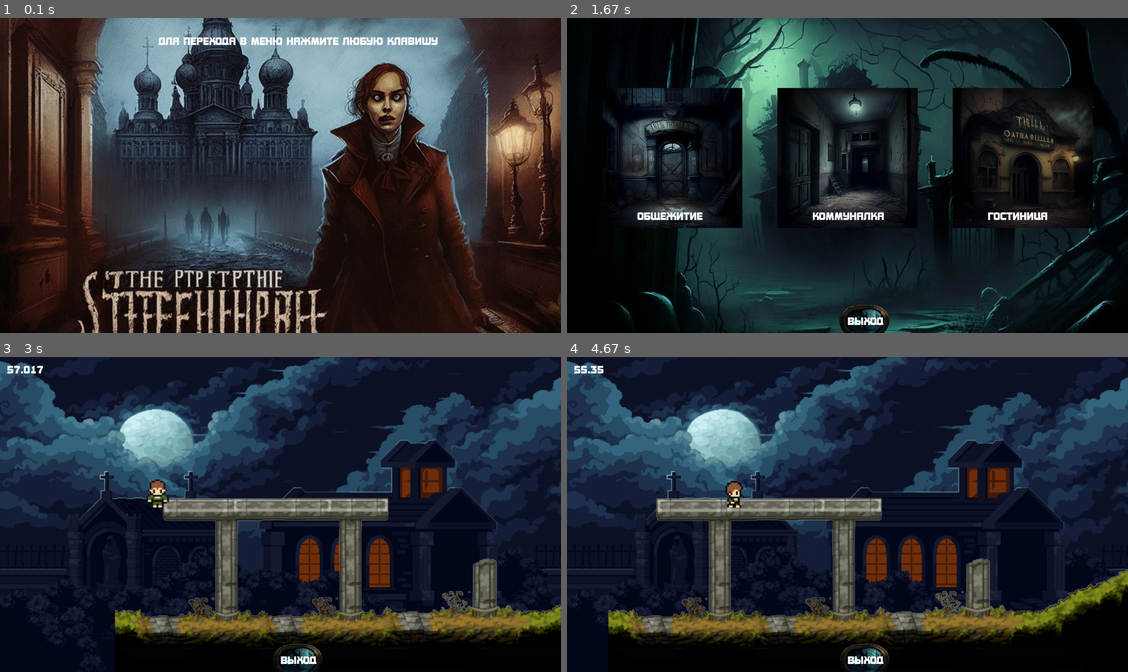
Above: before the commit, frames 1-4 (two rows, left to right).
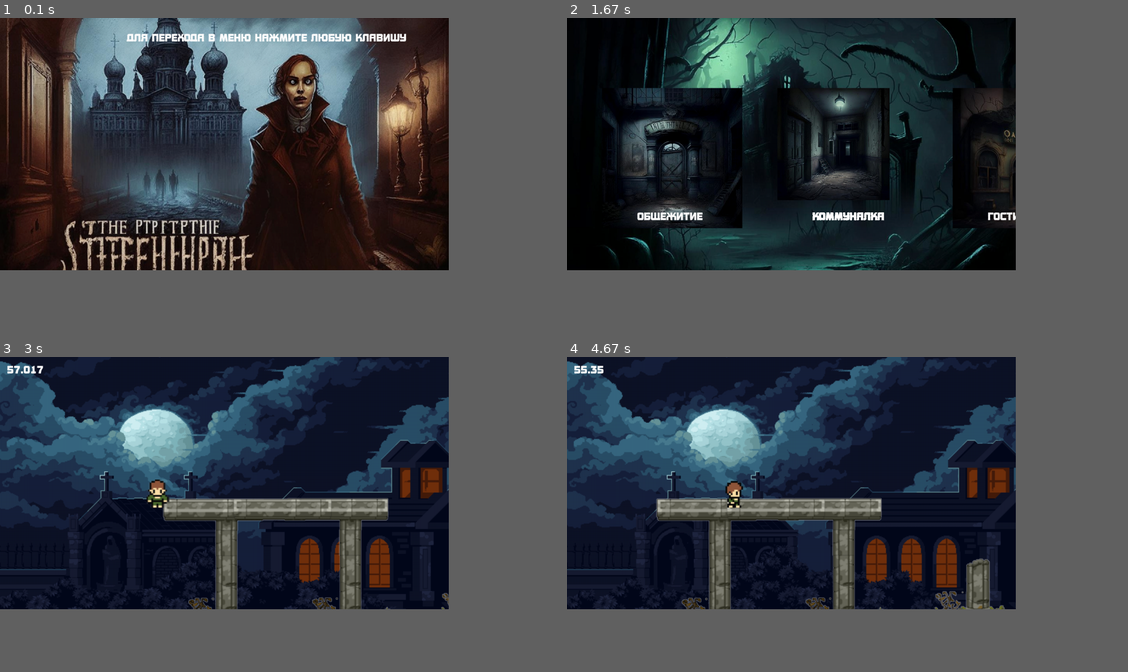
Above: after the commit, the same moments.

Repository: pryfmse/pygame_project
Game: pygame game, started from main.py
Two runs of this game, one before a commit and one after it. Both use one fixed random seed, a clock stepped at 60 frames per second and the inputs below.
Inputs (mouse positions are in pixels of both pictures, inside the frame that each line leads up to):
- Up to frame 1 (0.1 s): no input
- Up to frame 2 (1.67 s): hold Right 0.33-0.8 s; hold Up 0.83-1.13 s; move the mouse to (774, 156) at 0.87 s; hold Right 1.17-1.63 s; move the mouse to (937, 137) at 1.2 s
- Up to frame 3 (3 s): hold Left 1.67-2.2 s; move the mouse to (224, 498) at 1.7 s; click "гостиница" at 2.28 s; hold Left 2.57-2.97 s; move the mouse to (269, 539) at 2.6 s
- Up to frame 4 (4.67 s): hold Up 3-3.37 s; hold Right 3.4-4.03 s; hold Left 4.07-4.53 s; hold Right from 4.57 s (still down)
The window is 1125x632 before the commit and 900x506 after it. Grey fills any space a smaller window leaves; there, only what the larger window draws over its background counts as a difference.

The runs differ from the first frame. In frame 1, 56% of the frame differs, in the area x 0-100%, y 0-100%; in frame 2, 40%; in frame 3, 28%; in frame 4, 25%.

Commit message:
экран

Diff:
--- a/main.py
+++ b/main.py
@@ -1,4 +1,5 @@
 import pygame
+from screeninfo import get_monitors
 
 from level_2 import Communalka  # импортировать классы уровней
 from level_1 import Hostel
@@ -6,11 +7,18 @@
 
 pygame.mixer.pre_init(44100, -16, 1, 512)
 
+for m in get_monitors():  # получить параметры экрана
+    replace_x = m.width / 1600
+    replace_y = m.height / 900
+
+# New width and height will be (50, 30).
+start = pygame.transform.scale(pygame.image.load("меню,кнопки/обложка.jpg"), (1600 * replace_x, 1100 * replace_y))
+
 pygame.init()
 pygame.mixer.music.load("меню,кнопки/фоновая.mp3")
 pygame.mixer.music.play(-1)
 pygame.mixer.music.set_volume(0.5)
-game = pygame.display.set_mode((1600, 900))
+game = pygame.display.set_mode((0, 0), pygame.FULLSCREEN)
 clock = pygame.time.Clock()
 but_sound = pygame.mixer.Sound("меню,кнопки/кнопка.wav")
 
@@ -25,10 +33,8 @@
     game.blit(text, (x, y))
 
 
-menu_img = pygame.image.load("меню,кнопки/меню.jpg")
-start = pygame.image.load("меню,кнопки/обложка.jpg")
-game.blit(start, (0, -80))
-print_text("Для перехода в меню нажмите любую клавишу", 450, 50)
+game.blit(start, (0, -80 * replace_y))
+print_text("Для перехода в меню нажмите любую клавишу", 450 * replace_x, 50 * replace_y)
 pygame.display.update()
 win = True
 
@@ -92,14 +98,16 @@
 
 def menu(win):  # функция меню
     pygame.mouse.set_visible(True)
-    game.blit(menu_img, (0, -80))
+    game.blit((pygame.transform.scale(pygame.image.load("меню,кнопки/меню.jpg"),
+                                      (1600 * replace_x, 1100 * replace_y))), (0, -80 * replace_x))
     pygame.display.update()
     while win:
         for event in pygame.event.get():
             if event.type == pygame.QUIT:
                 pass
         win = button_exit.draw(750, 800, 800, 850)
-        picture_botton.draw(pygame.image.load("меню,кнопки/меню_коммуналка.jpg"),
+        picture_botton.draw(pygame.transform.scale(pygame.image.load("меню,кнопки/меню_коммуналка.jpg"),
+                                                    (400 * replace_x, 400 * replace_y)),
                             pygame.image.load("меню,кнопки/меню_lightкоммуналка.png"), 600, 200,
                             "коммуналка", 2)
         picture_botton.draw(pygame.image.load("меню,кнопки/меню_общежитие.png"),
